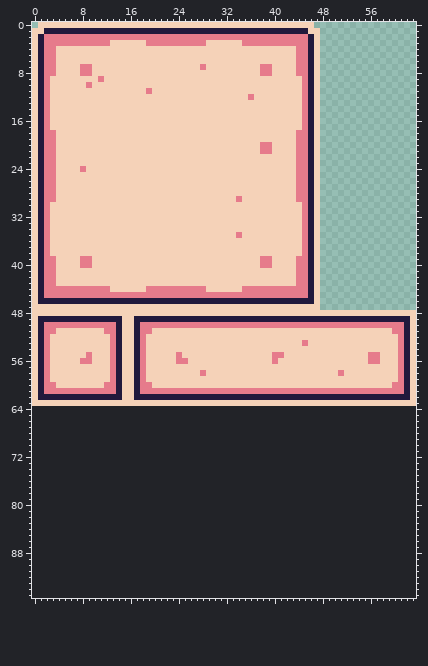
Edited in one commit: pixel-art file (art/tiles/tilemap.aseprite). The picture above is the old version.
64x64 pixels, 1 frame. The old version is drawn lined up with the new one, on the new canvas.
After:
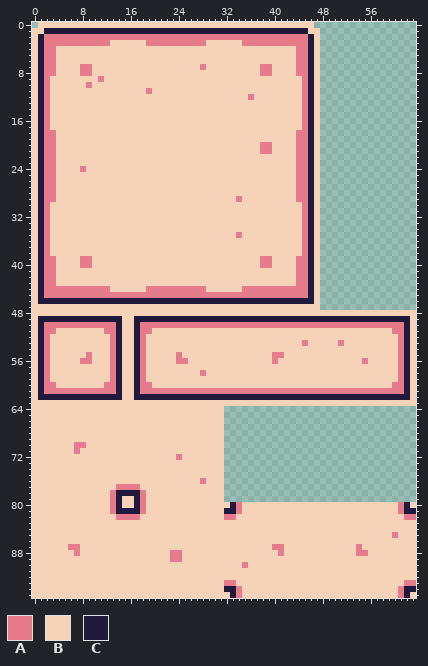
Palette (. is transparent): A #e67b8b  B #f5d2b8  C #21193c
Diff:
canvas 64x64 -> 64x96
The author put colour A in row 70 at x 7 to 8; in row 71 at x 7; in row 72 at x 24; in row 76 at x 28; in row 77 at x 14 to 17; in rows 78 to 79 at x 13 and 18.
The author put colour A in rows 80 to 81 at x 13, 18, 34 and 61; in row 82 at x 14 to 17, 32 to 33 and 62 to 63; in row 85 at x 60; in row 87 at x 6 to 7, 40 to 41 and 54; in row 88 at x 7, 23 to 24, 41 and 54 to 55; in row 89 at x 23 to 24.
The author put colour A in row 90 at x 35; in row 93 at x 32 to 33 and 62 to 63; in rows 94 to 95 at x 34 and 61.
Colour B becomes colour A in row 53 at x 51; in row 56 at x 55.
The author put colour B in rows 64 to 69 at x 0 to 31; in row 70 at x 0 to 6 and 9 to 31; in row 71 at x 0 to 6 and 8 to 31; in row 72 at x 0 to 23 and 25 to 31; in rows 73 to 75 at x 0 to 31; in row 76 at x 0 to 27 and 29 to 31.
The author put colour B in row 77 at x 0 to 13 and 18 to 31; in row 78 at x 0 to 12 and 19 to 31; in row 79 at x 0 to 12, 15 to 16 and 19 to 31; in row 80 at x 0 to 12, 15 to 16, 19 to 32, 35 to 60 and 63; in row 81 at x 0 to 12, 19 to 31 and 35 to 60; in row 82 at x 0 to 13, 18 to 31 and 34 to 61.
The author put colour B in rows 83 to 84 at x 0 to 63; in row 85 at x 0 to 59 and 61 to 63; in row 86 at x 0 to 63; in row 87 at x 0 to 5, 8 to 39, 42 to 53 and 55 to 63; in row 88 at x 0 to 6, 8 to 22, 25 to 40, 42 to 53 and 56 to 63; in row 89 at x 0 to 22 and 25 to 63.
The author put colour B in row 90 at x 0 to 34 and 36 to 63; in rows 91 to 92 at x 0 to 63; in row 93 at x 0 to 31 and 34 to 61; in row 94 at x 0 to 31 and 35 to 60; in row 95 at x 0 to 32, 35 to 60 and 63.
Colour A becomes colour B in rows 55 to 56 at x 56 to 57; in row 58 at x 51.
The author put colour C in row 78 at x 14 to 17; in row 79 at x 14 and 17; in row 80 at x 14, 17, 33 and 62; in row 81 at x 14 to 17, 32 to 33 and 62 to 63; in row 94 at x 32 to 33 and 62 to 63; in row 95 at x 33 and 62.
